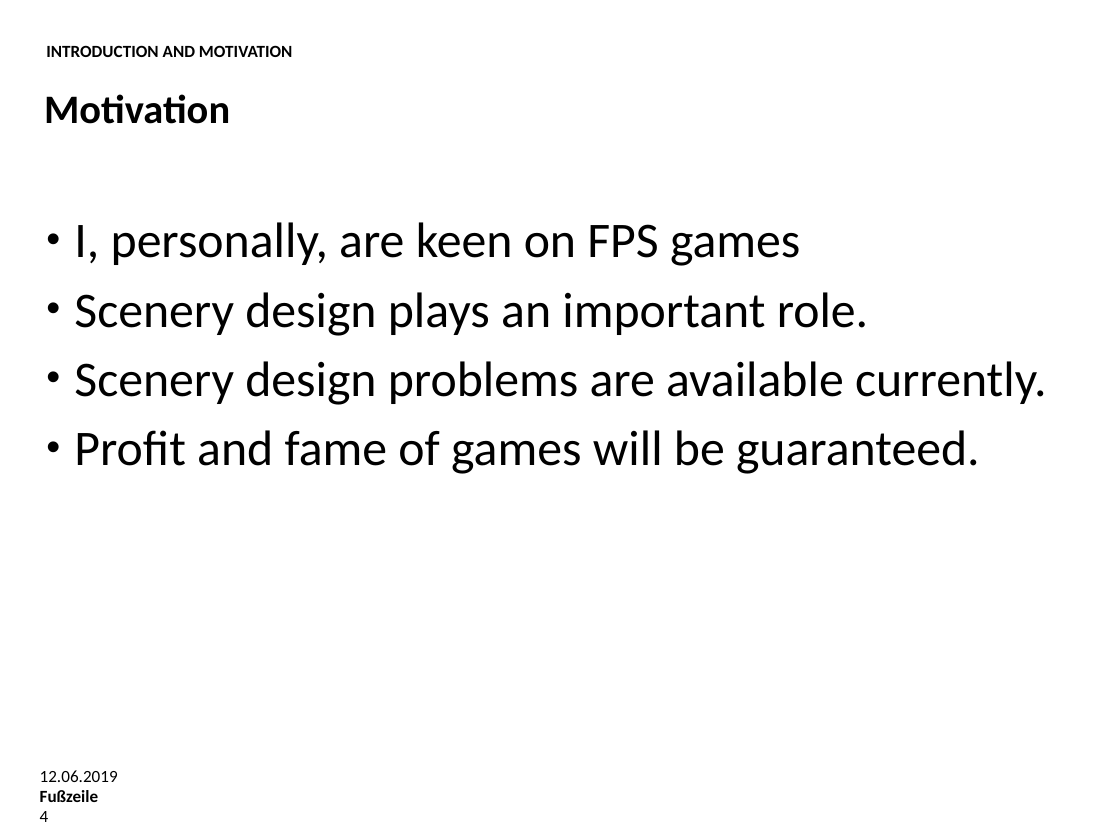
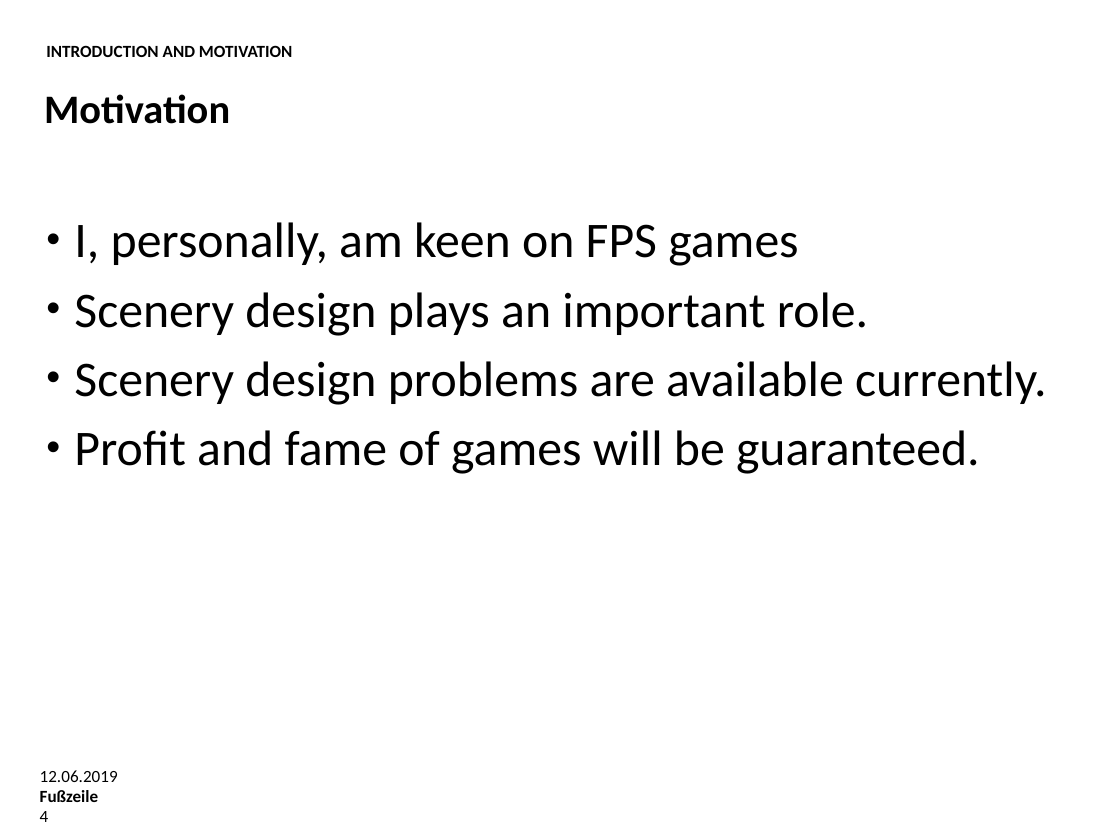
Before and after one commit to Rickylht/Bachelor-Thesis, a slide deck: slide 4 of Oral Examination.pptx. Drawn at 1120x840 pixels with LibreOffice and Linux fonts; fonts in the diff are those of the drawing; background and template pictures are left out. Boxes give left, top, right and bottom in pixels: in the first picture for what was removed or moved away, otherwise in the second. Text is boxed around its words. In the diff, an @@ line names an element or a change of style, - is before the commit and + after.

```diff
--- a/Oral Examination.pptx
+++ b/Oral Examination.pptx
@@ text at (74,222,798,266): text changed @@
-• I, personally, are keen on FPS games
+• I, personally, am keen on FPS games
```
Also in this commit, not shown: 16 other slides changed, 1 other file.
